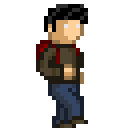
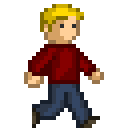
The second 128x128 image is a revision of the first. Changes to its layers:
added layer "hurry_running3" above "hurry_running2" over (24, 4, 104, 128)
hid "walk2" over (36, 4, 88, 128)
